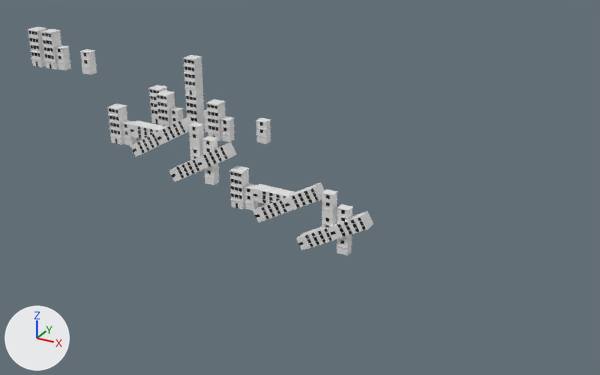
One commit to the FBX model Assets/Mesh/Timlee/TimLee_outdoor/TimLee_outdoor.fbx: the scene before it, then after it.
One viewpoint serves both versions: a 50 mm camera at (1286.0, -1417.0, 659.0) aimed at (470.0, 67.0, -83.0). Lighting does not change. The marker at lower left points along +X, +Y and +Z. Where no turn or scale is listed for an object, it has been applied to the vertices.
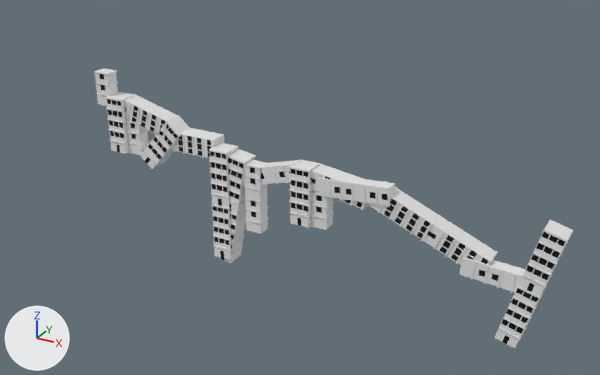
Where the newer file only moved an object's origin or applied its transform, the numbers keep the older frame.

Edits to the bpy script that builds the scene:
```text
Change me_cube_072:
    where me_cube_072.from_pydata(...)  # 256 vertices, 254 faces; spans x 14.7..41.3, y -9.6..12.1, z 0.6..106.9
    me_cube_072 part 3: the whole mesh is turned 94.4 degrees about the y axis through its middle and scaled by 1.5, then moved by (339.4, 0.1, -16.7)
Change me_cube_067:
    where me_cube_067.from_pydata(...)  # 256 vertices, 254 faces; spans x 14.7..41.3, y -9.6..12.1, z 0.6..106.9
    me_cube_067 part 2: the whole mesh is turned 74.5 degrees about the y axis through its middle and scaled by 1.5, then moved by (147.5, 3.2, -2.3)
Change me_cube_071:
    where me_cube_071.from_pydata(...)  # 256 vertices, 254 faces; spans x 14.7..41.3, y -9.6..12.1, z 0.6..106.9
    me_cube_071 part 1: the whole mesh is turned 86 degrees about the y axis through its middle and scaled by 1.5, then moved by (59.4, 0.5, 70.9)
Remove ob_cube_009:
    ob_cube_009 = bpy.data.objects.new('Cube.009', me_cube_033)
Change ob_cube_031:
    ob_cube_031.location: (509.0, 5.0, -181.0) -> (974.0, 8.0, -280.0)
    ob_cube_031.rotation_euler: (0.0, 1.046, 0.0) -> (0.0, 0.261, 0.0)  # degrees (0, 60, 0) -> degrees (0, 15, 0)
    ob_cube_031.scale: (10.0, 10.0, 10.0) -> (15.0, 15.0, 15.0)
Remove ob_cube_012:
    ob_cube_012 = bpy.data.objects.new('Cube.012', me_cube_043)
Remove ob_cube_024:
    ob_cube_024 = bpy.data.objects.new('Cube.024', me_cube_057)
Change ob_cube_015:
    ob_cube_015.location: (17.0, 5.0, -37.0) -> (25.0, 8.0, -55.0)
    ob_cube_015.scale: (10.0, 10.0, 10.0) -> (15.0, 15.0, 15.0)
Change ob_cube_016:
    ob_cube_016.location: (212.0, 5.0, -63.0) -> (352.0, 5.0, -180.0)
    ob_cube_016.scale: (10.0, 10.0, 10.0) -> (15.0, 15.0, 15.0)
Change ob_cube_029:
    ob_cube_029.location: (389.0, 12.0, -90.0) -> (528.0, 18.0, -24.0)
    ob_cube_029.rotation_euler: (0.0, 1.571, 0.0) -> (0.0, 1.711, 0.0)  # degrees (0, 90, 0) -> degrees (0, 98, 0)
    ob_cube_029.scale: (10.0, 10.0, 10.0) -> (15.0, 15.0, 15.0)
Change ob_cube_019:
    ob_cube_019.location: (-86.0, 5.0, 121.0) -> (-54.0, 8.0, 51.0)
    ob_cube_019.scale: (10.0, 10.0, 10.0) -> (15.0, 15.0, 15.0)
Change ob_cube_014:
    ob_cube_014.location: (65.0, 5.0, -47.0) -> (307.0, 12.0, -272.0)
    ob_cube_014.rotation_euler: (0.0, 1.046, 0.0) -> (0.0, 0.174, 0.0)  # degrees (0, 60, 0) -> degrees (0, 10, 0)
    ob_cube_014.scale: (10.0, 10.0, 10.0) -> (15.0, 15.0, 15.0)
Remove ob_cube_017:
    ob_cube_017 = bpy.data.objects.new('Cube.017', me_cube_050)
Change ob_cube_027:
    ob_cube_027.location: (351.0, 5.0, -129.0) -> (513.0, 8.0, -133.0)
    ob_cube_027.scale: (10.0, 10.0, 10.0) -> (15.0, 15.0, 15.0)
Remove ob_cube_023:
    ob_cube_023 = bpy.data.objects.new('Cube.023', me_cube_069)
Change ob_cube_020:
    ob_cube_020.location: (55.0, 12.0, 2.0) -> (154.0, 22.0, -5.0)
    ob_cube_020.scale: (10.0, 10.0, 10.0) -> (15.0, 15.0, 15.0)
Remove ob_cube_018:
    ob_cube_018 = bpy.data.objects.new('Cube.018', me_cube_051)
Remove ob_cube_013:
    ob_cube_013 = bpy.data.objects.new('Cube.013', me_cube_044)
Remove ob_cube_025:
    ob_cube_025 = bpy.data.objects.new('Cube.025', me_cube_058)
Change ob_cube_022:
    ob_cube_022.location: (174.0, 5.0, -88.0) -> (310.0, 8.0, -264.0)
    ob_cube_022.rotation_euler: (0.0, 1.046, 0.0) -> (0.0, -0.000785, 0.0)  # degrees (0, 60, 0) -> degrees (0, 0, 0)
    ob_cube_022.scale: (10.0, 10.0, 10.0) -> (15.0, 15.0, 15.0)
Change ob_cube_026:
    ob_cube_026.location: (399.0, 5.0, -139.0) -> (675.0, 18.0, -32.0)
    ob_cube_026.rotation_euler: (0.0, 1.046, 0.0) -> (0.0, 1.971, 0.0)  # degrees (0, 60, 0) -> degrees (0, 113, 0)
    ob_cube_026.scale: (10.0, 10.0, 10.0) -> (15.0, 15.0, 15.0)
Add ob_cube_036:
    ob_cube_036 = bpy.data.objects.new('Cube.036', me_cube_102)  # 290 vertices, 289 faces; spans x -4.9..134.2, y -23.9..23.6, z -57.0..21.0; in mat_l_metal (white #e7e7e7), mat_black (black #000000)
    ob_cube_036.location = (33.0, 18.0, 56.0)
Add ob_cube_037:
    ob_cube_037 = bpy.data.objects.new('Cube.037', me_cube_104)  # 290 vertices, 289 faces; spans x -16.1..104.8, y -23.9..23.6, z -13.7..115.1; in mat_l_metal (white #e7e7e7), mat_black (black #000000)
    ob_cube_037.location = (97.0, 18.0, -71.0)
```

Changed parts and their boxes [x1, y1, x2, y2] in the pictures (600 x 375 px):
'Cube.031', moved, turned, rescaled: before [296, 211, 373, 250]; after [494, 220, 573, 348]
'Cube.026', moved, turned, rescaled: before [253, 182, 325, 223]; after [368, 181, 497, 265]
'Cube.027', moved, rescaled (53% wider, 60% taller): before [229, 166, 258, 210]; after [289, 159, 334, 230]
'Cube.022', moved, turned, rescaled: before [169, 142, 236, 182]; after [209, 143, 241, 260]
'Cube.014', moved, turned, rescaled: before [130, 116, 192, 156]; after [216, 149, 256, 263]
'Cube.028', mesh turned: before [322, 189, 338, 229]; after [318, 176, 395, 207]
'Cube.016', moved, rescaled: before [188, 122, 204, 160]; after [244, 160, 269, 234]
'Cube.030', mesh turned: before [336, 204, 353, 255]; after [459, 257, 543, 301]
'Cube.015', moved, rescaled (45% wider, 52% taller): before [107, 104, 137, 145]; after [105, 92, 149, 155]
'Cube.020', moved, rescaled (44% wider, 63% taller): before [130, 121, 168, 139]; after [170, 128, 225, 158]
'Cube.029', moved, turned, rescaled: before [253, 184, 294, 205]; after [311, 163, 369, 210]
'Cube.036', added: after [124, 94, 178, 139]
'Cube.023', deleted: before [183, 55, 205, 129]
'Cube.021', mesh turned: before [202, 136, 219, 185]; after [242, 160, 301, 186]
'Cube.037', added: after [140, 115, 190, 169]
'Cube.019', moved, rescaled (44% wider, 44% taller): before [80, 49, 97, 75]; after [94, 68, 119, 106]
'Cube.024', deleted: before [206, 99, 235, 142]
'Cube.018', deleted: before [41, 29, 71, 70]
'Cube.012', deleted: before [156, 90, 184, 126]
'Cube.017', deleted: before [27, 27, 47, 67]
'Cube.025', deleted: before [256, 118, 271, 144]
'Cube.009', deleted: before [149, 85, 167, 124]
'Cube.013', deleted: before [204, 109, 208, 132]
